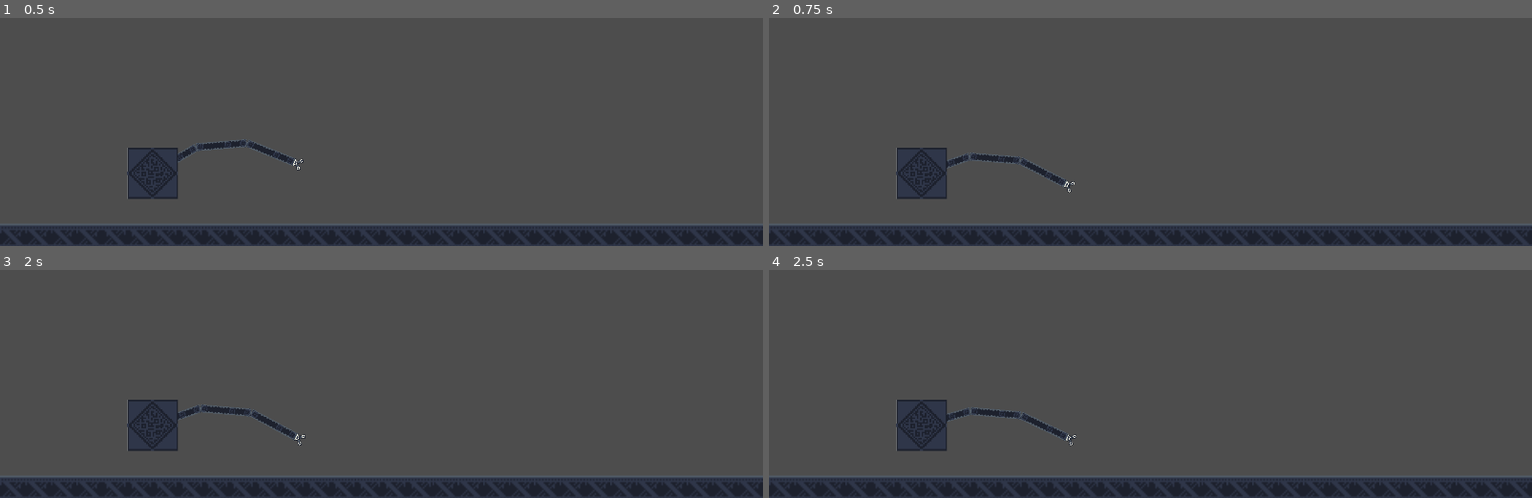
Above: before the commit, frames 1-4 (two rows, left to right).
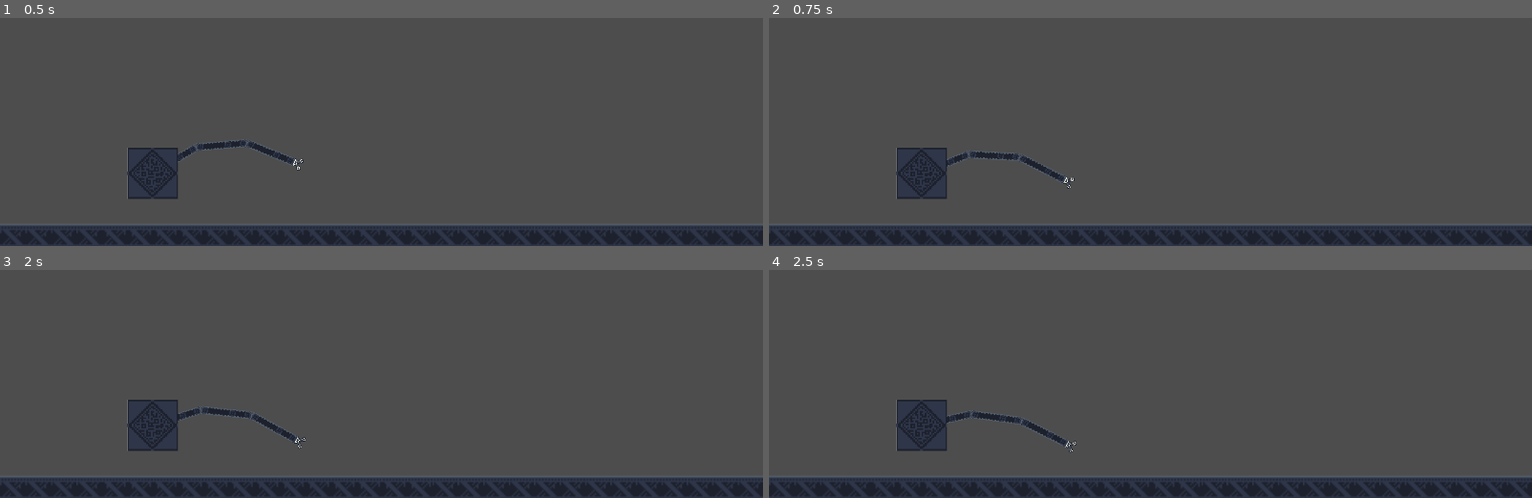
Above: after the commit, the same moments.

Repository: Katsutoshii/graftedgear
Game: Godot game, scene res://test.tscn
The game is run twice, just before and just after one commit, with the same random seed, the same clock (stepped at 60 frames per second) and the same inputs.
Inputs (mouse positions are in pixels of both pictures, inside the frame that each line leads up to):
- Up to frame 1 (0.5 s): no input
- Up to frame 2 (0.75 s): drag from (1074, 211) to (outside the picture) at 0.52 s
- Up to frame 3 (2 s): drag from (228, 304) to (312, 447) at 1.27 s
- Up to frame 4 (2.5 s): move the mouse to (outside the picture) at 2.02 s; click (outside the picture) at 2.1 s

Frame 1 is identical in both runs. In frame 2, 0.5% of the frame differs, in the area x 23-41%, y 58-77%; in frame 3, 0.4%; in frame 4, 0.7%, in the area x 23-41%, y 60-81%.

Commit message:
Remove input_event_errors

Diff:
--- a/items/draggable.gd
+++ b/items/draggable.gd
@@ -39,13 +39,13 @@
 		apply_central_force(-drag * linear_velocity)
 
 
-# func _input(event):
-# 	if selected and event is InputEventMouseButton and event.button_index == MOUSE_BUTTON_LEFT:
-# 		on_deselect()
+func _input(event):
+	if selected and event is InputEventMouseButton and event.button_index == MOUSE_BUTTON_LEFT:
+		on_deselect()
 
-# func _on_input_event(_viewport, _event, _shape_idx):
-# 	if not selected and Input.is_action_just_pressed("click"):
-# 		on_select()
+func _on_input_event(_viewport, _event, _shape_idx):
+	if not selected and Input.is_action_just_pressed("click"):
+		on_select()
 
 
 func _on_body_entered(body: Node):
